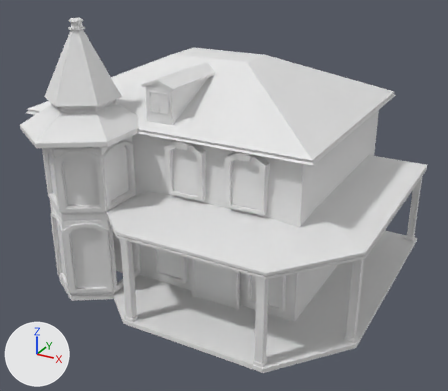
An edit to the FBX model Models/Buildings/SM_Suburb_Building_6_High.fbx, drawn before and after from the same camera.
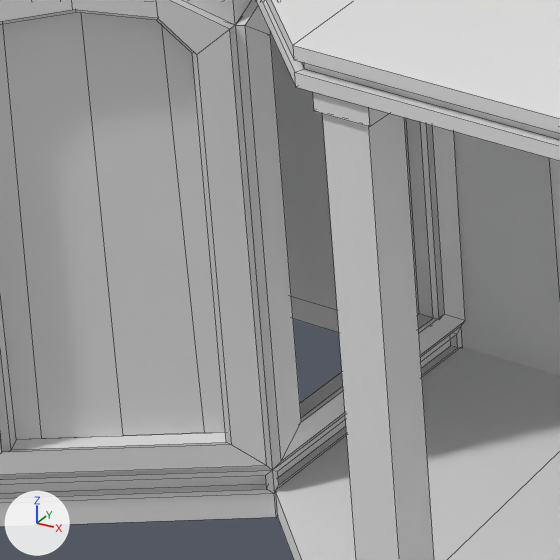
Each version is shown whole from a 50 mm lens placed at (2.8, -16.65, 8.42), pointed at (-4.13, -4.06, 2.13), then close up on the part from 17% to 34% of the width and 58% to 78% of the height. Every picture has the same lights, and +X, +Y and +Z are marked at lower left. The first two pictures are the older version. The close-ups show mesh edges as thin lines. Where no turn or scale is listed for an object, it has been applied to the vertices. Vertices at exactly the same position are counted once.

The older version as bpy lines, for what is in view:
```python
me_mesh = bpy.data.meshes.new('Mesh')
me_mesh.from_pydata(...)  # 1949 vertices, 1717 faces; spans x -8.87..0.0, y -7.69..0.37, z 0.0..6.54
me_mesh.materials.append(mat_openpbr_shader1)  # white #e7e7e7
# before: 795 (-5.84, -6.48, 0.31), 796 (-5.84, -6.36, 1.94), 797 (-5.84, -6.48, 1.81), 798 (-5.84, -5.81, 1.94), 799 (-5.84, -5.69, 0.31) at pixel (419, 313)
# before: 800 (-5.84, -5.69, 1.81), 801 (-5.84, -6.08, 1.98)
ob_sm_suburb_building_6_high = bpy.data.objects.new('SM_Suburb_Building_6_High', me_mesh)
ob_sm_suburb_building_6_high.location = (0.0, 0.0, 0.0)
```
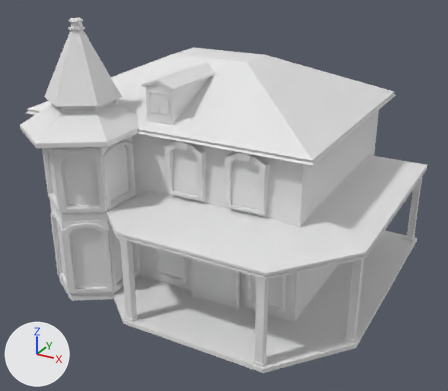
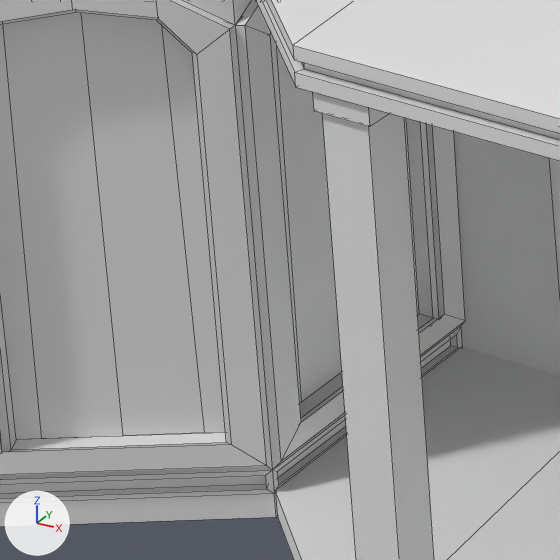
Where the newer file only moved an object's origin or applied its transform, the numbers keep the older frame.

Patch to the scene script:
```diff
--- a/Models/Buildings/SM_Suburb_Building_6_High.fbx.py
+++ b/Models/Buildings/SM_Suburb_Building_6_High.fbx.py
@@ me_mesh @@
 # used by ob_sm_suburb_building_6_high; location = (0.0, 0.0, 0.0)
 # verts and faces of me_mesh; kept vertices keep their numbers, new ones are numbered from 1949
-me_mesh.from_pydata(...)  # 1949 vertices, 1717 faces; spans x -8.87..0.0, y -7.69..0.37, z 0.0..6.54
+me_mesh.from_pydata(...)  # 1952 vertices, 1721 faces; spans x -8.87..0.0, y -7.69..0.37, z 0.0..6.54
+# me_mesh part 1
+verts[1949] = (-5.84, -5.79, 0.31)
+verts[1950] = (-5.84, -6.38, 0.31)  # pixel (301, 402)
+verts[1951] = (-5.84, -6.08, 0.31)
+faces += [(798, 1949, 799, 800), (796, 1950, 1951, 801), (798, 801, 1951, 1949), (795, 1950, 796, 797)]
 me_mesh.materials.append(mat_openpbr_shader1)
```

Boxes (x1, y1, x2, y2) around the edits, measured in the close-ups (560 x 560 px):
part 1 of me_mesh, added: after (270, 34, 419, 403)
